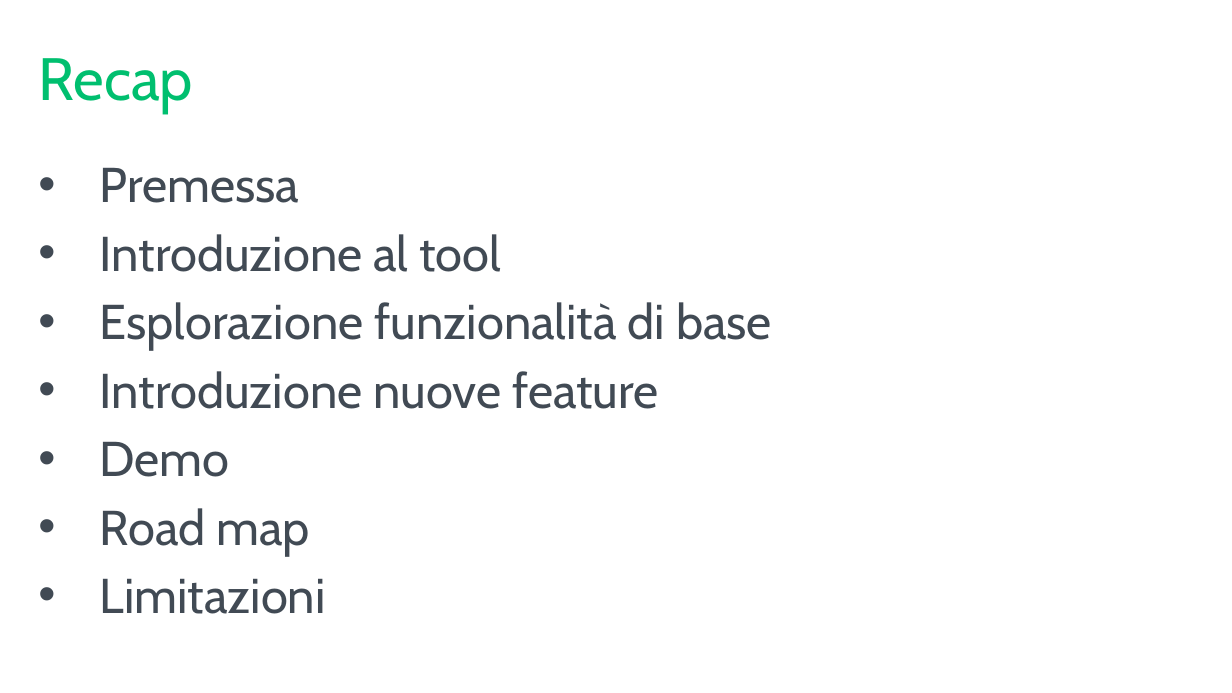
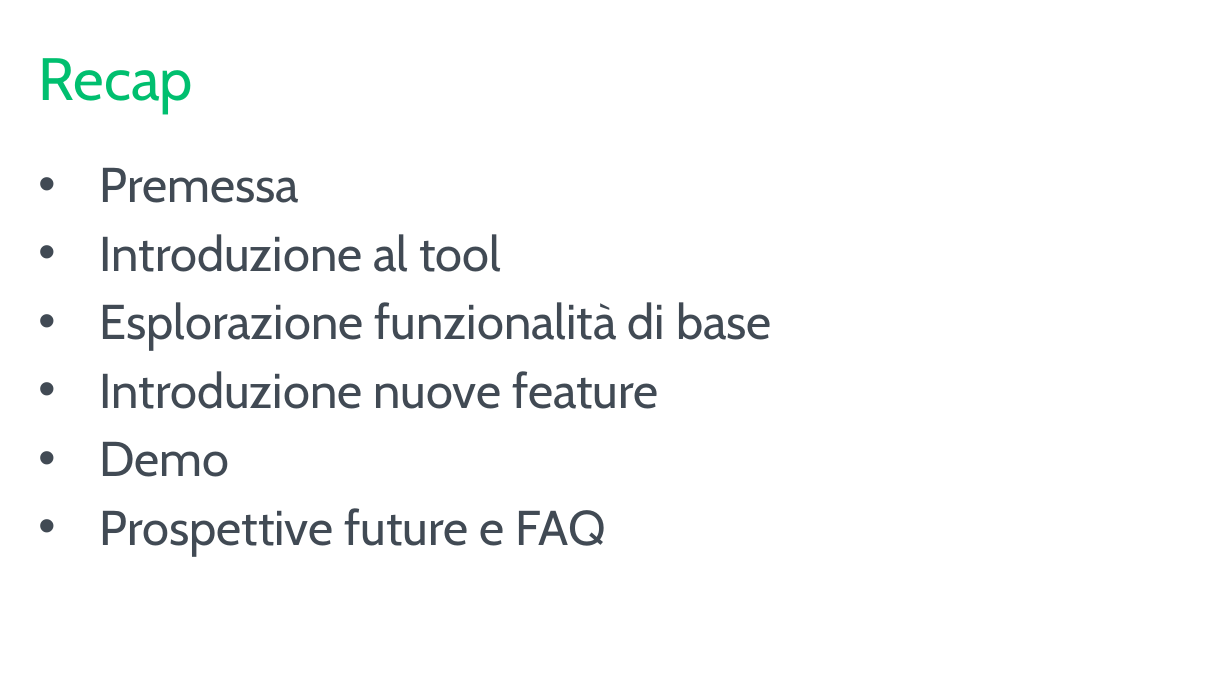
Before and after one commit to mrg3d/demo-opsstudio-repo, a slide deck: slide 29 of Introducing SQL Operations Studio.pptx. Drawn at 1232x693 pixels with LibreOffice and Linux fonts; fonts in the diff are those of the drawing; background and template pictures are left out. Boxes give left, top, right and bottom in pixels: in the first picture for what was removed or moved away, otherwise in the second. Text is boxed around its words. In the diff, an @@ line names an element or a change of style, - is before the commit and + after.

```diff
--- a/Introducing SQL Operations Studio.pptx
+++ b/Introducing SQL Operations Studio.pptx
@@ text at [100, 508, 606, 556]: text changed @@
-• Road map
-• Limitazioni
+• Prospettive future e FAQ
```
Also in this commit, not shown: 2 other slides changed.
